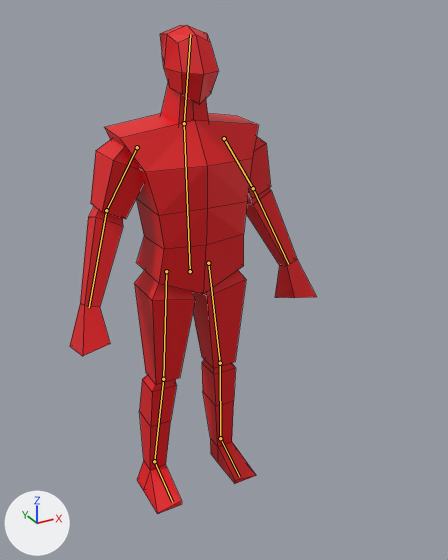
The Blender file Godot/Blender/Behold_A_Man/behold_a_man.blend, before and after one commit.
Before and after are seen from a camera (50 mm lens) standing at (-0.945, -1.986, 1.912) and looking at (-0.02, -0.303, 1.071). Arrows for +X, +Y and +Z are at lower left; the lights stay in place. The bones that bend it are drawn over the model as lines. Mesh edges are drawn as thin lines.
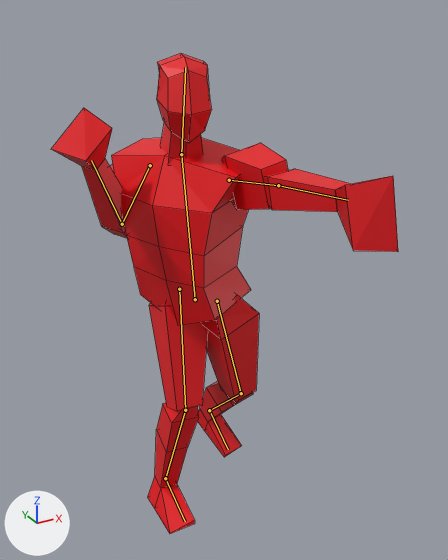
Commit message: Recreate punch animation

The newer file adds an action. The first version stands in its rest pose; the second is drawn at frame 13 of the action 'punch'.

The change in detail:
Bone 'body' (bone_body) moves from (0.0, 0.0, 0.0) to (-0.03, -0.073, 0.098).
Bone 'body' (bone_body) turns from (0, 0, 0) to (11, -65, -5) degrees about its own x, y and z.
Bone 'head' (bone_head) turns from (0, 0, 0) to (-10, 46, -23) degrees about its own x, y and z.
Bone 'upperarm.l' (bone_upperarm_l) turns from (0, 0, 0) to (86, -74, -17) degrees about its own x, y and z.
Bone 'lowerarm.l' (bone_lowerarm_l) turns from (0, 0, 0) to (-12, 0, -1) degrees about its own x, y and z.
Bone 'upperarm.r' (bone_upperarm_r) turns from (0, 0, 0) to (23, 2, 10) degrees about its own x, y and z.
Bone 'lowerarm.r' (bone_lowerarm_r) turns from (0, 0, 0) to (116, -1, 0) degrees about its own x, y and z.
Bone 'iklegtarget.l' (bone_iklegtarget_l) moves from (0.0, 0.0, 0.0) to (-0.007, 0.107, -0.088).
Bone 'iklegtarget.l' (bone_iklegtarget_l) turns from (0, 0, 0) to (-27, 0, -13) degrees about its own x, y and z.
Bone 'iklegtarget.r' (bone_iklegtarget_r) moves from (0.0, 0.0, 0.0) to (0.0, -0.122, -0.001).

Pixel boxes (x1, y1, x2, y2) of what changed, in the pictures (448 x 560 px):
'Cube', posed (41% wider)
    before: (70, 25, 316, 514)
    after: (51, 53, 398, 534)
bone 'body', root to tip
    before: (190, 271) to (184, 123)
    after: (195, 299) to (181, 154)
bone 'head', root to tip
    before: (184, 123) to (190, 34)
    after: (181, 154) to (185, 67)
bone 'upperarm.l', root to tip
    before: (224, 138) to (253, 188)
    after: (229, 180) to (278, 185)
bone 'lowerarm.l', root to tip
    before: (253, 188) to (288, 264)
    after: (278, 185) to (348, 200)
bone 'upperarm.r', root to tip
    before: (137, 147) to (106, 210)
    after: (150, 165) to (122, 224)
bone 'lowerarm.r', root to tip
    before: (106, 210) to (89, 307)
    after: (122, 224) to (91, 160)
